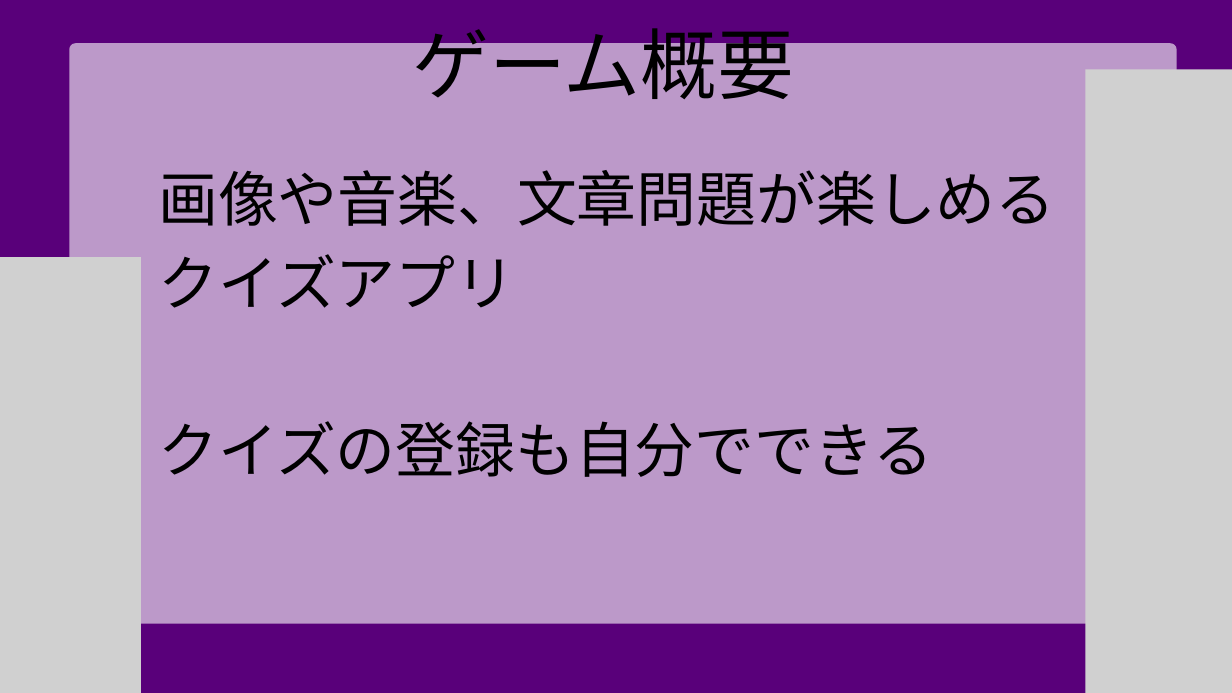
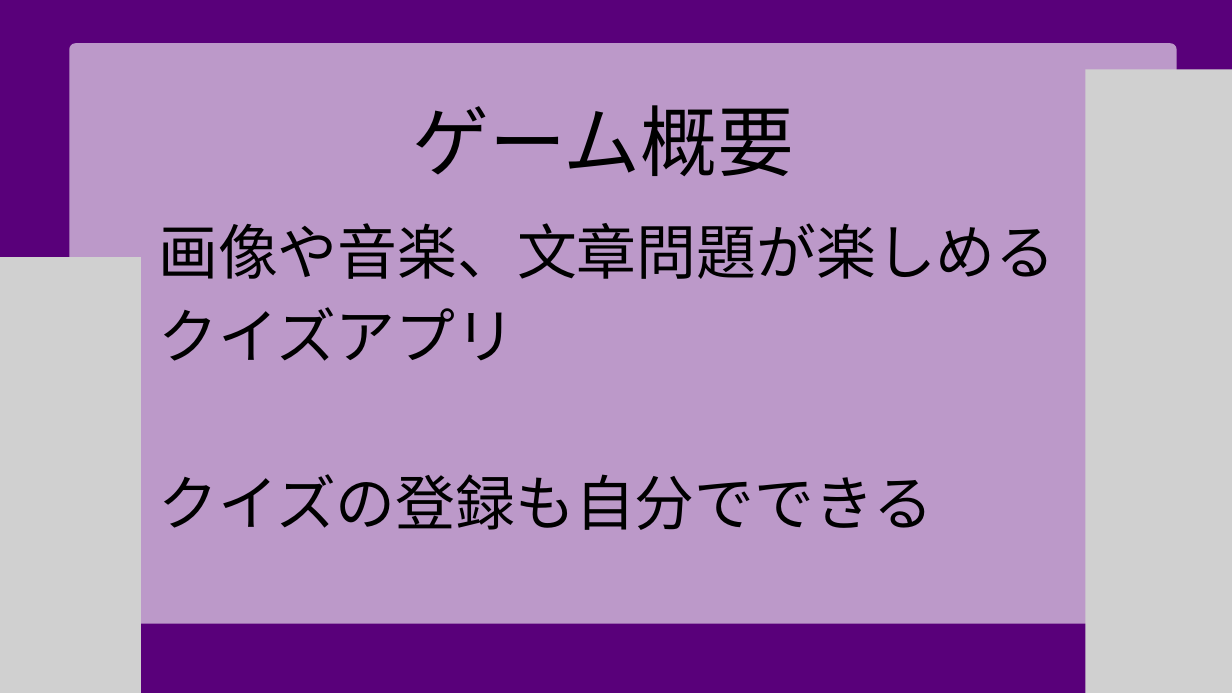
Before and after one commit to kota2929/flutternoyatu, a slide deck: slide 5 of flutter_application_1/flutter2025_yogiashi.pptx. Drawn at 1232x693 pixels with LibreOffice and Linux fonts; fonts in the diff are those of the drawing; grey boxes stand for pictures. Boxes give left, top, right and bottom in pixels: in the first picture for what was removed or moved away, otherwise in the second. Text is boxed around its words. In the diff, an @@ line names an element or a change of style, - is before the commit and + after.

```diff
--- a/flutter_application_1/flutter2025_yogiashi.pptx
+++ b/flutter_application_1/flutter2025_yogiashi.pptx
@@ text "ゲーム概要" rewrapped from [412,15,795,99] to [412,105,795,176] @@
@@ text "画像や音楽、文章問題が楽しめる": place and size @@
-text "画像や音楽、文章問題が楽しめる" at [158,170,1055,477]
+text "画像や音楽、文章問題が楽しめる" at [158,223,1055,530]
```
Also in this commit, not shown: 4 other slides changed.
